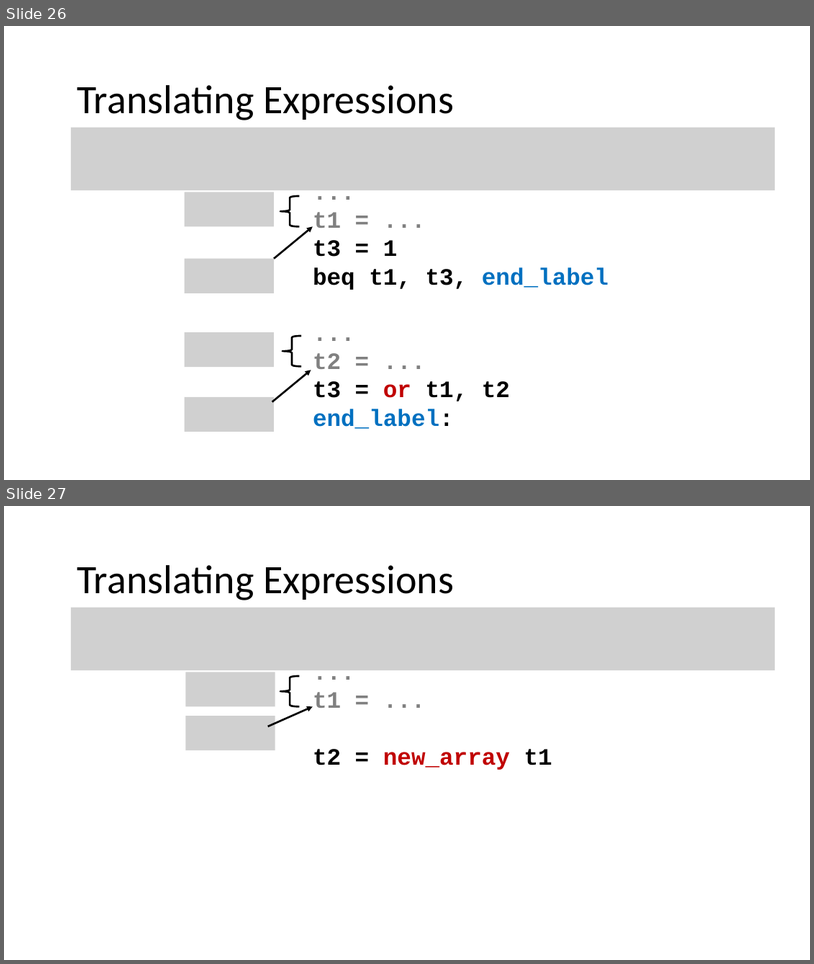
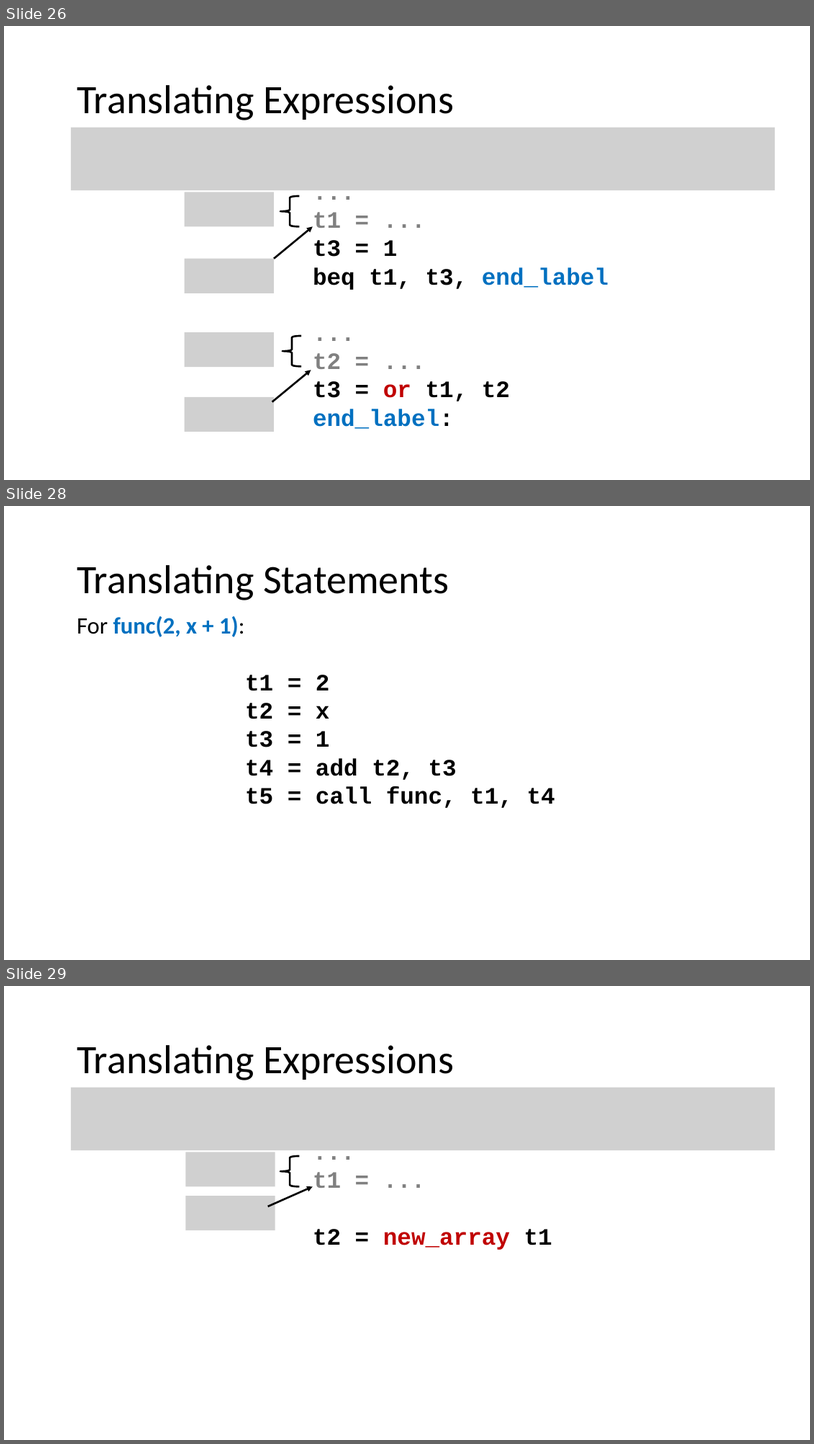
Before and after one commit to nivshani/compilation, a slide deck: slides/IR.pptx. Shown one above the other, each under a label of ours: slides 26 and 27 before the commit, slides 26, 28 and 29 after it; the slides between them are not shown. The pictures are 814x964 and 814x1444 pixels, drawn with LibreOffice and Linux fonts; fonts in the diff are those of the drawing; grey boxes stand for pictures. Boxes give left, top, right and bottom in pixels: in the first picture for what was removed or moved away, otherwise in the second. Text is boxed around its words. In the diff, an @@ line names an element or a change of style, - is before the commit and + after.

```diff
--- a/slides/IR.pptx
+++ b/slides/IR.pptx
@@ slide 28 added at [4, 506, 810, 960], background #FFFFFF @@
@@ text added at [77, 565, 449, 600], 48 pt, text #000000 @@
+Translating Statements
@@ text added at [77, 616, 244, 637], 28 pt, text #0070C0, bold @@
+For func(2, x + 1):
@@ text added at [245, 674, 556, 808], 28 pt, text #000000, bold @@
+t1 = 2
+t2 = x
+t3 = 1
+t4 = add t2, t3
+t5 = call func, t1, t4
@@ what was slide 27 is now slide 29 @@
```
Also in this commit, not shown: 5 slides changed, 13 other slides added, 3 slides removed, 1 other file.
